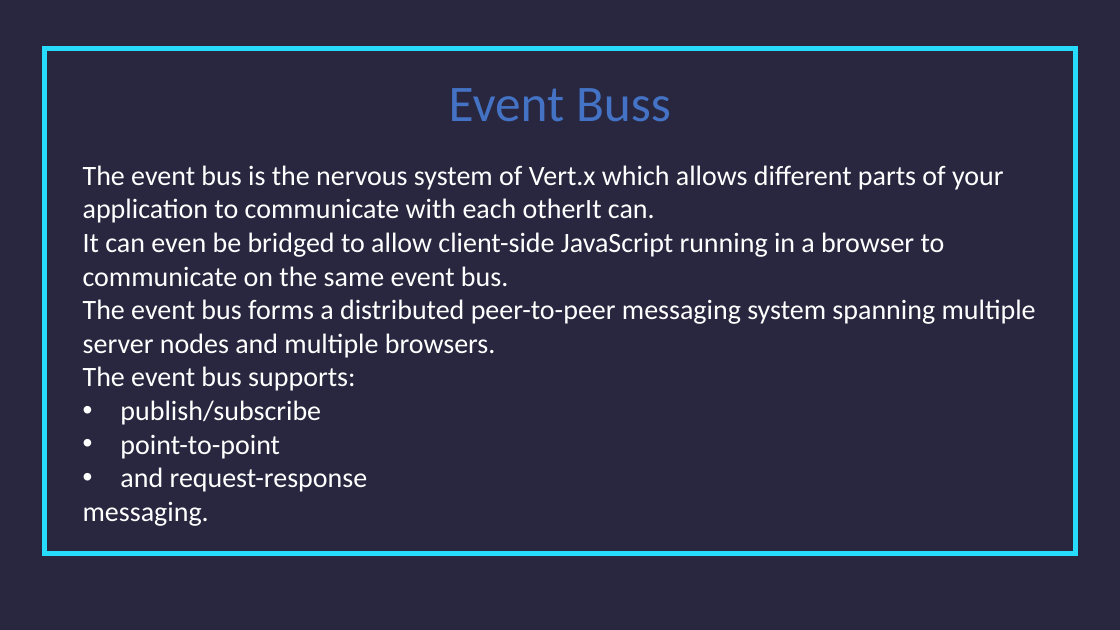
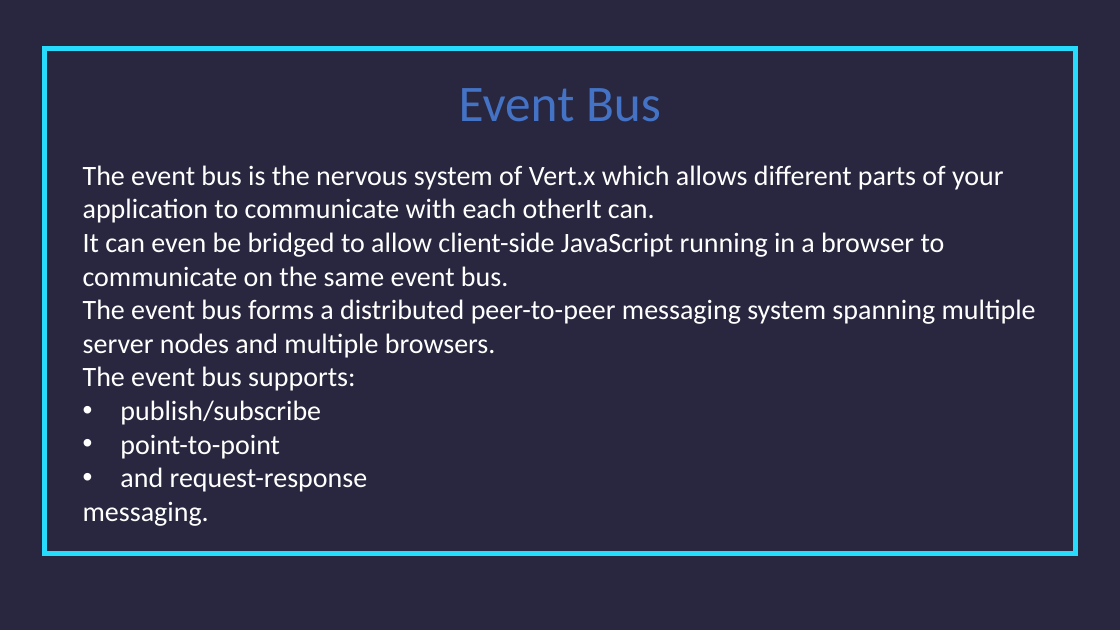
Before and after one commit to Sayrax97/SOA-Vert.x, a slide deck: slide 20 of Vert_x.pptx (slide 19 before the commit). Drawn at 1120x630 pixels with LibreOffice and Linux fonts; fonts in the diff are those of the drawing. Boxes give left, top, right and bottom in pixels: in the first picture for what was removed or moved away, otherwise in the second. Text is boxed around its words. In the diff, an @@ line names an element or a change of style, - is before the commit and + after.

```diff
--- a/Vert_x.pptx
+++ b/Vert_x.pptx
@@ text at (x1=459, y1=88, x2=661, y2=122): text changed @@
-Event Buss
+Event Bus
```
Also in this commit, not shown: 5 other slides changed, 4 slides added, 4 slides removed, 2 other files.
